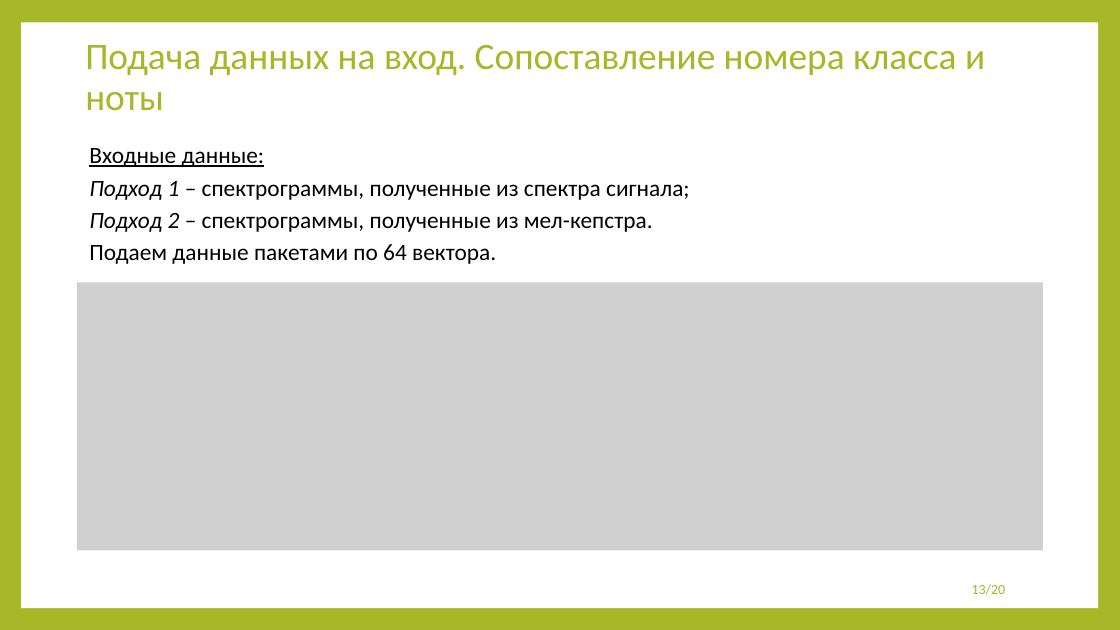
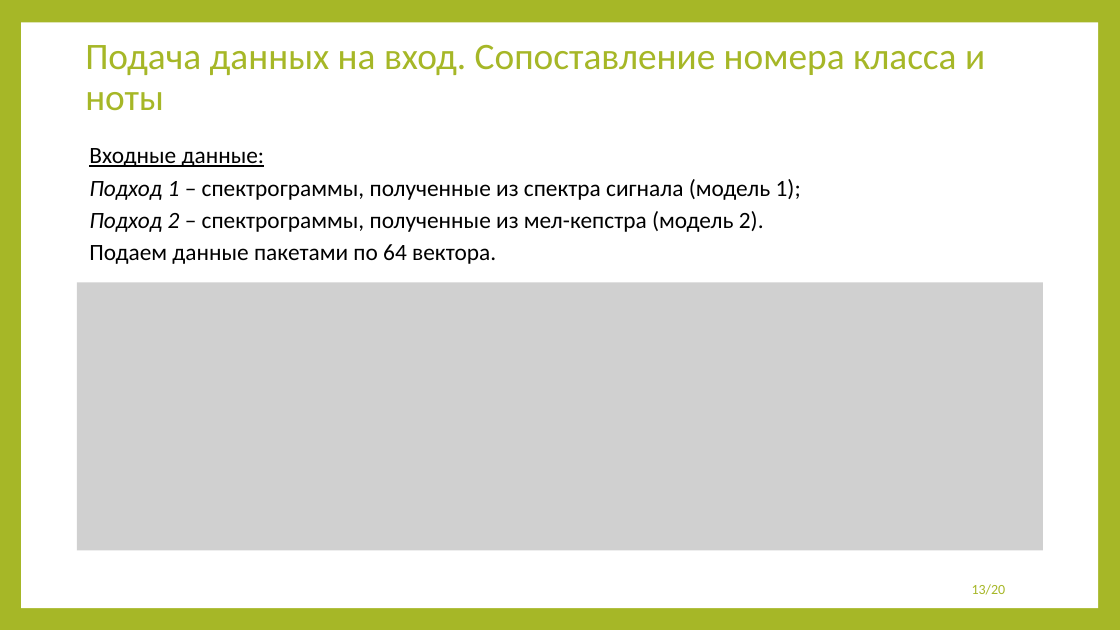
Before and after one commit to 13Fire13nyu/MasterDegree, a slide deck: slide 13 of presentation/presentation.pptx. Drawn at 1120x630 pixels with LibreOffice and Linux fonts; fonts in the diff are those of the drawing; grey boxes stand for pictures. Boxes give left, top, right and bottom in pixels: in the first picture for what was removed or moved away, otherwise in the second. Text is boxed around its words. In the diff, an @@ line names an element or a change of style, - is before the commit and + after.

```diff
--- a/presentation/presentation.pptx
+++ b/presentation/presentation.pptx
@@ text at bbox=[89, 179, 801, 232]: text changed @@
-Подход 1 – спектрограммы, полученные из спектра сигнала;
-Подход 2 – спектрограммы, полученные из мел-кепстра.
+Подход 1 – спектрограммы, полученные из спектра сигнала (модель 1);
+Подход 2 – спектрограммы, полученные из мел-кепстра (модель 2).
```
Also in this commit, not shown: 4 other slides changed, 4 slides added.
